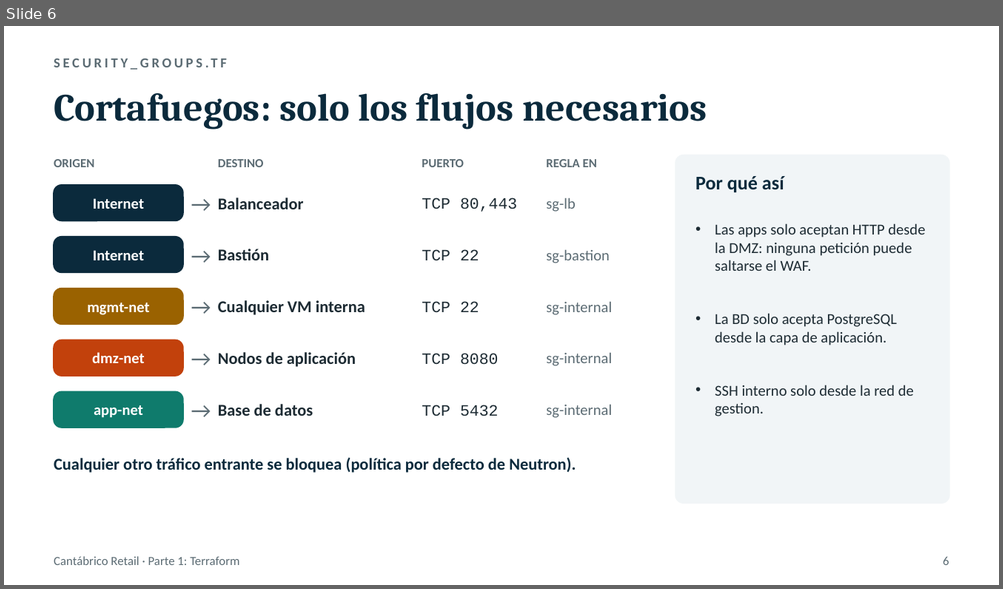
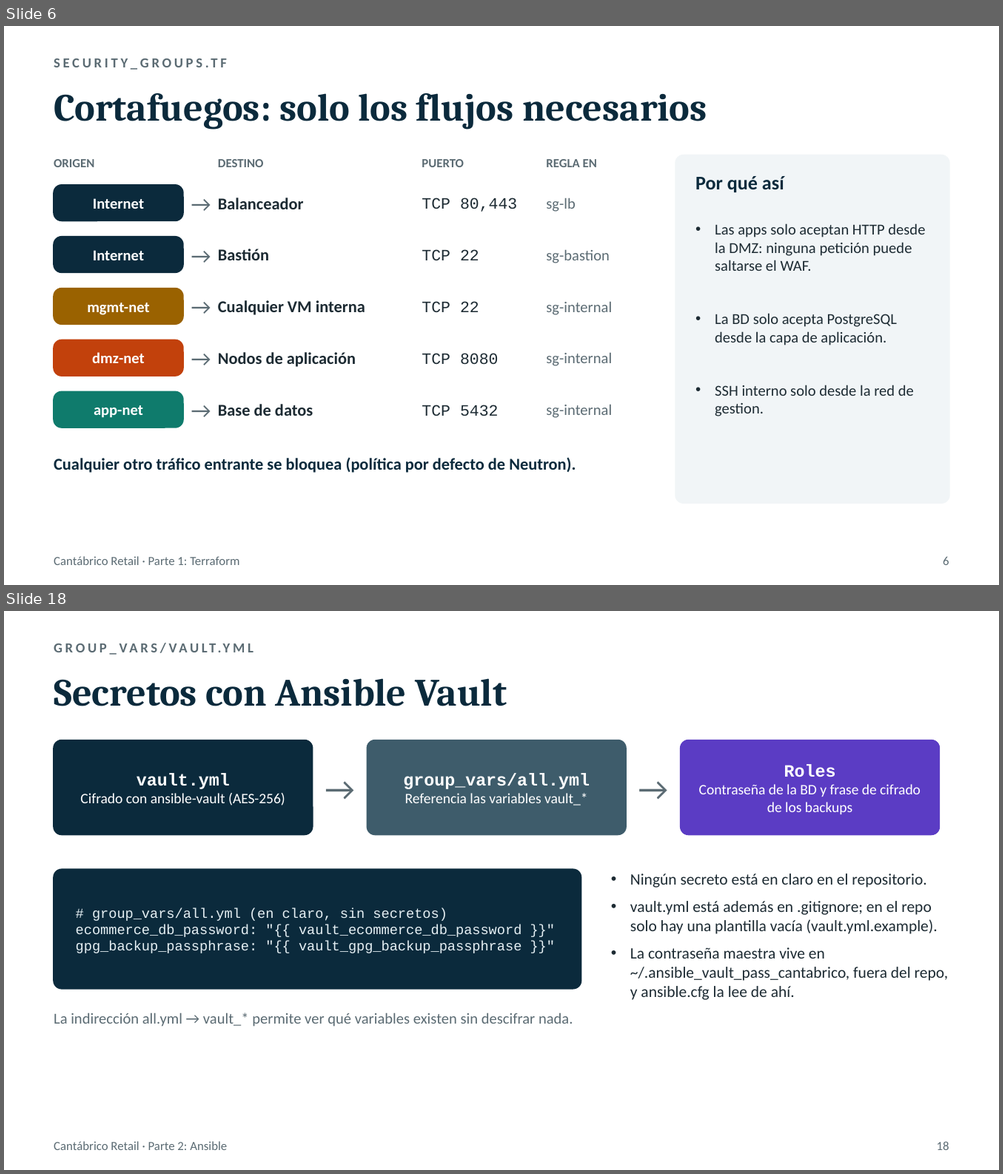
Before and after one commit to CodeSFI/ASSW_Lab_Project, a slide deck: docs/presentacion_parte1_terraform.pptx. Shown one above the other, each under a label of ours: slide 6 before the commit, slides 6 and 18 after it; the slides between them are not shown. The pictures are 1003x589 and 1003x1174 pixels, drawn with LibreOffice and Linux fonts; fonts in the diff are those of the drawing. Boxes give left, top, right and bottom in pixels: in the first picture for what was removed or moved away, otherwise in the second. Text is boxed around its words. In the diff, an @@ line names an element or a change of style, - is before the commit and + after.

```diff
--- a/docs/presentacion_parte1_terraform.pptx
+++ b/docs/presentacion_parte1_terraform.pptx
@@ slide 18 added at (x1=4, y1=611, x2=999, y2=1170), background #FFFFFF @@
@@ text added at (x1=54, y1=639, x2=949, y2=664), 10 pt, text #5B6B73, bold @@
+GROUP_VARS/VAULT.YML
@@ text added at (x1=54, y1=678, x2=506, y2=706), 28 pt, text #0B2A3C, bold @@
+Secretos con Ansible Vault
@@ rounded rectangle added at (x1=54, y1=741, x2=313, y2=834), fill #0B2A3C, outline #0B2A3C 1 pt @@
@@ text added at (x1=313, y1=741, x2=367, y2=834), 24 pt, text #5B6B73 @@
+→
@@ rounded rectangle added at (x1=367, y1=741, x2=626, y2=834), fill #3E5C6B, outline #3E5C6B 1 pt @@
@@ text added at (x1=626, y1=741, x2=680, y2=834), 24 pt, text #5B6B73 @@
+→
@@ rounded rectangle added at (x1=680, y1=741, x2=939, y2=834), fill #5B3CC4, outline #5B3CC4 1 pt @@
@@ text added at (x1=699, y1=764, x2=920, y2=815), 10.5 pt, text #FFFFFF @@
+Roles
+Contraseña de la BD y frase de cifrado de los backups
@@ text added at (x1=80, y1=773, x2=285, y2=806), 10.5 pt, text #FFFFFF @@
+vault.yml
+Cifrado con ansible-vault (AES-256)
@@ text added at (x1=403, y1=773, x2=589, y2=806), 10.5 pt, text #FFFFFF @@
+group_vars/all.yml
+Referencia las variables vault_*
@@ rounded rectangle added at (x1=54, y1=869, x2=581, y2=989), fill #0B2A3C, outline #0B2A3C 1 pt @@
@@ text added at (x1=630, y1=874, x2=948, y2=1000), 11.5 pt, text #1D2B33 @@
+• Ningún secreto está en claro en el repositorio.
+• vault.yml está además en .gitignore; en el repo solo hay una plantilla vacía (vault.yml.example).
+• La contraseña maestra vive en ~/.ansible_vault_pass_cantabrico, fuera del repo, y ansible.cfg la lee de ahí.
@@ text added at (x1=76, y1=908, x2=521, y2=954), 10 pt, text #E6F0F4 @@
+# group_vars/all.yml (en claro, sin secretos)
+ecommerce_db_password: "{{ vault_ecommerce_db_password }}"
+gpg_backup_passphrase: "{{ vault_gpg_backup_passphrase }}"
@@ text added at (x1=54, y1=1013, x2=572, y2=1027), 11 pt, text #5B6B73 @@
+La indirección all.yml → vault_* permite ver qué variables existen sin descifrar nada.
@@ text added at (x1=54, y1=1142, x2=227, y2=1150), 9 pt, text #5B6B73 @@
+Cantábrico Retail · Parte 2: Ansible
@@ text added at (x1=936, y1=1142, x2=949, y2=1150), 9 pt, text #5B6B73 @@
+18
```
Also in this commit, not shown: 3 slides changed, 11 other slides added.
